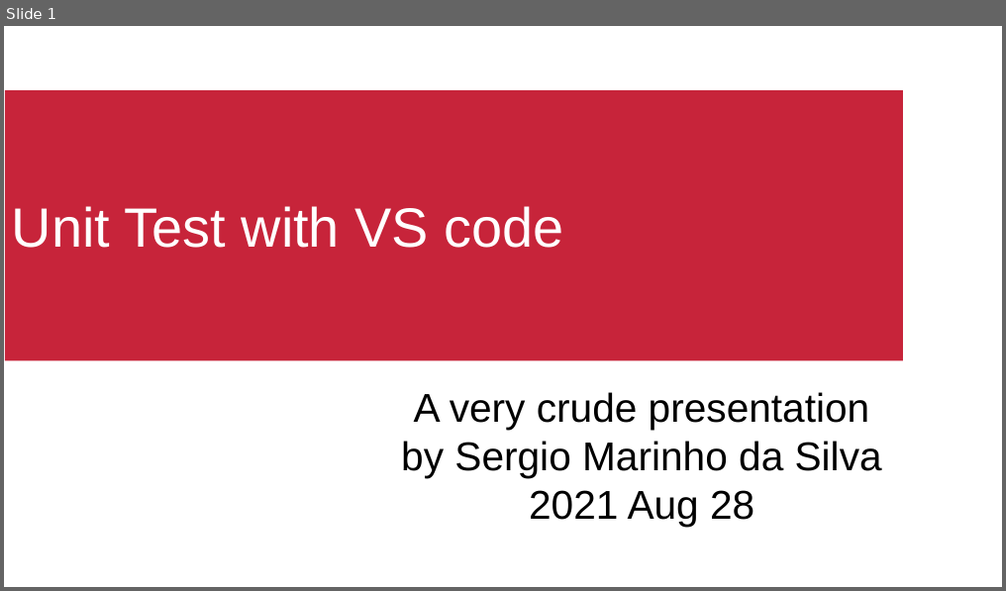
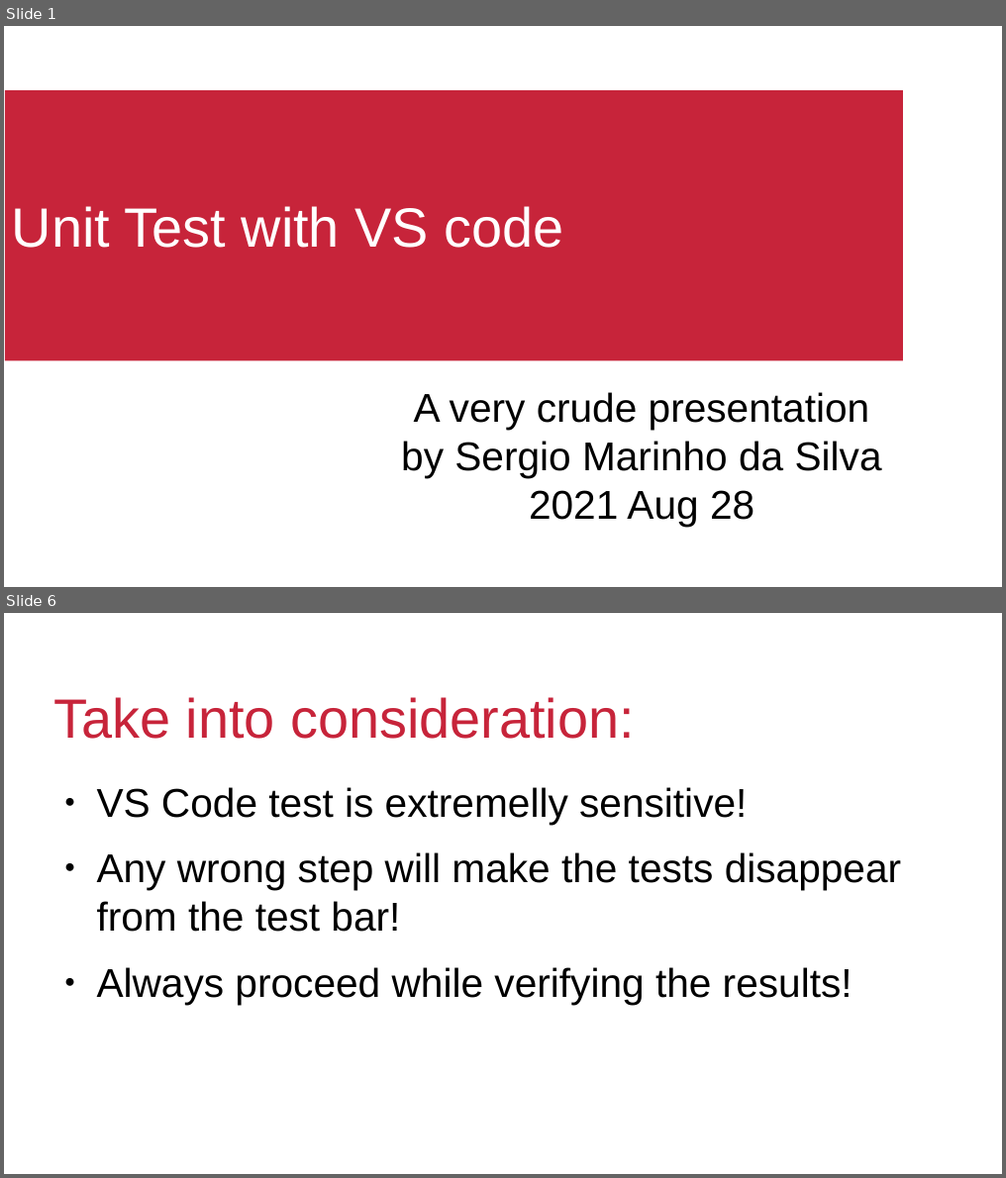
Before and after one commit to srgari/aulas_light_aplicadas, a slide deck: testing_codes/vscode_unittest/sergio_vscode_unittest.pptx. Shown one above the other, each under a label of ours: slide 1 before the commit, slides 1 and 6 after it; the slides between them are not shown. The pictures are 1006x591 and 1006x1178 pixels, drawn with LibreOffice and Linux fonts; fonts in the diff are those of the drawing; background and template pictures are left out. Boxes give left, top, right and bottom in pixels: in the first picture for what was removed or moved away, otherwise in the second. Text is boxed around its words. In the diff, an @@ line names an element or a change of style, - is before the commit and + after.

```diff
--- a/testing_codes/vscode_unittest/sergio_vscode_unittest.pptx
+++ b/testing_codes/vscode_unittest/sergio_vscode_unittest.pptx
@@ slide 6 added at [4, 613, 1002, 1174], background #FFFFFF @@
@@ text added at [54, 697, 635, 739], 44 pt, text #C7243A @@
+Take into consideration:
@@ text added at [97, 787, 901, 1005], 32 pt, text #000000 @@
+● VS Code test is extremelly sensitive!
+● Any wrong step will make the tests disappear from the test bar!
+● Always proceed while verifying the results!
@@ text added at [175, 1149, 408, 1174], 14 pt, text #FFFFFF @@
+<date/time>
@@ text added at [423, 1149, 739, 1174], 14 pt, text #FFFFFF @@
+<footer>
@@ page number added at [763, 1149, 996, 1174], 14 pt, text #FFFFFF @@
+6
```
Also in this commit, not shown: 2 slides changed.
